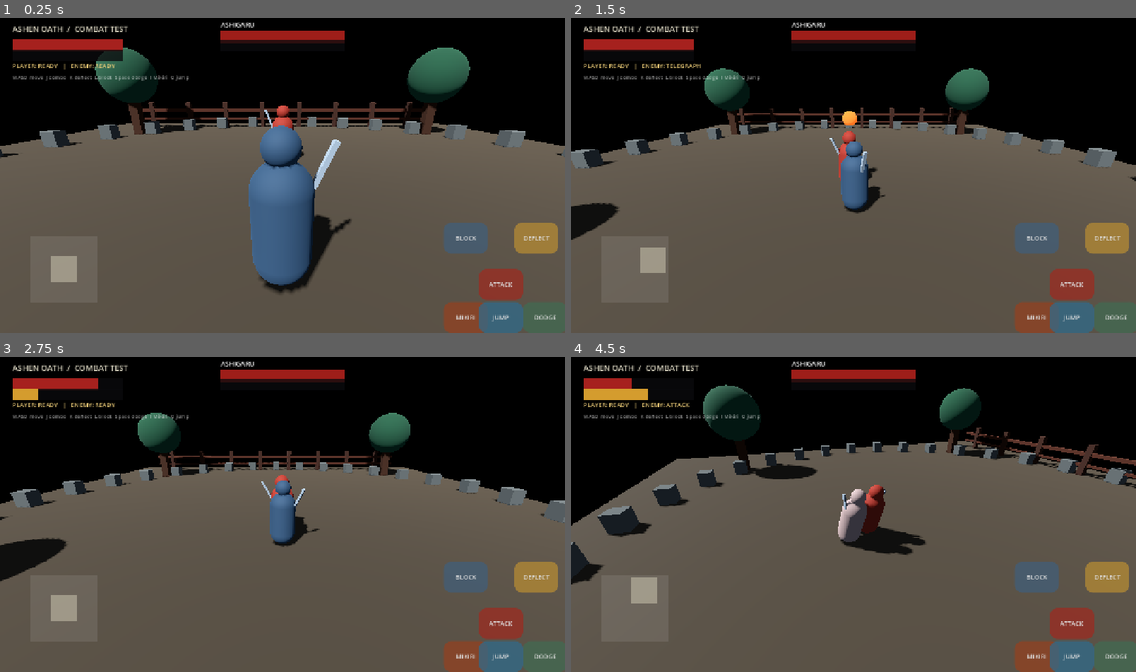
Above: before the commit, frames 1-4 (two rows, left to right).
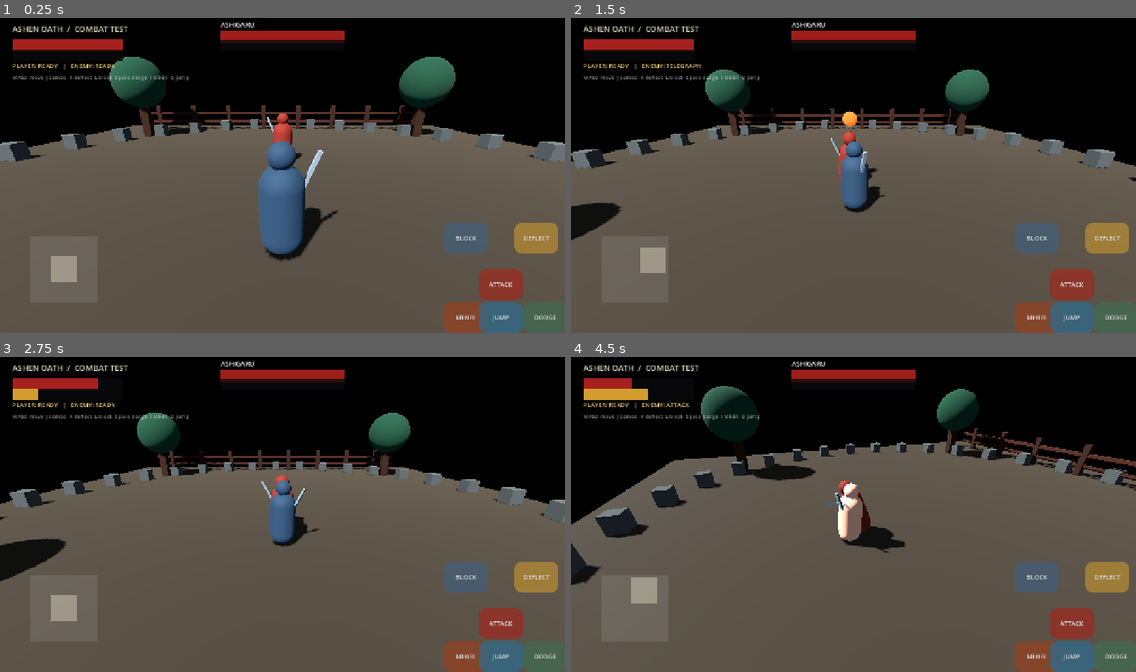
Above: after the commit, the same moments.

Repository: zahaopang-ship-it/Ashen-Oath-Godot
Game: Godot game, scene res://scenes/main.tscn
Same seed, same stepped clock (60 frames per second), same inputs: the game is played once before the commit and once after it. Sound files missing from this copy of the repository are replaced by a short silence.
Inputs (mouse positions are in pixels of both pictures, inside the frame that each line leads up to):
- Up to frame 1 (0.25 s): no input
- Up to frame 2 (1.5 s): tap Enter at 0.5 s; move the mouse to (977, 159) at 0.52 s; hold D 0.53-1.25 s; tap J at 0.6 s; click (977, 159) at 0.67 s; tap Space at 0.77 s; drag from (740, 191) to (825, 238) at 1.27 s
- Up to frame 3 (2.75 s): move the mouse to (339, 442) at 2.02 s; hold D from 2.03 s (still down); tap L at 2.1 s
- Up to frame 4 (4.5 s): release D at 2.75 s; drag from (825, 577) to (684, 464) at 2.77 s; move the mouse to (1023, 561) at 3.52 s; hold A 3.53-4.25 s; tap O at 3.6 s; tap Space at 3.77 s; drag from (684, 464) to (768, 432) at 4.27 s

The runs differ from the first frame. In frame 1, 10% of the frame differs, in the area x 0-100%, y 9-88%; in frame 2, 1.1%; in frame 3, 0.4%; in frame 4, 3.6%.

Commit message:
Add hitstop camera feedback and spatial combat SFX

Diff:
--- a/project/scripts/fighter.gd
+++ b/project/scripts/fighter.gd
@@ -4,6 +4,7 @@
 signal attack_hit(target: Node)
 signal posture_broken
 signal died
+signal combat_feedback(kind: String, source: Node3D)
 
 enum CombatState { FREE, WINDUP, ACTIVE, RECOVERY, POSTURE_BROKEN, DEAD, HITSTUN }
 
@@ -322,27 +323,33 @@
 
 func receive_strike(damage: float, posture_damage: float, attacker: Node3D, incoming_kind: String = "slash") -> String:
 	if is_dead or is_dodging:
+		if is_dodging:
+			combat_feedback.emit("evaded", self)
 		return "evaded"
 	if incoming_kind == "thrust" and is_mikiri_countering:
 		is_mikiri_countering = false
 		counter_timer = 0.0
 		if is_instance_valid(attacker) and attacker.has_method("receive_deflect"):
 			attacker.receive_deflect(48.0)
+		combat_feedback.emit("mikiri", self)
 		return "mikiri"
 	if incoming_kind == "sweep" and is_sweep_evading:
 		is_sweep_evading = false
 		counter_timer = 0.0
 		if is_instance_valid(attacker) and attacker.has_method("receive_deflect"):
 			attacker.receive_deflect(32.0)
+		combat_feedback.emit("sweep_evaded", self)
 		return "sweep_evaded"
 	if is_deflecting:
 		if is_instance_valid(attacker) and attacker.has_method("receive_deflect"):
 			attacker.receive_deflect(40.0 if incoming_kind == "heavy" else 26.0)
+		combat_feedback.emit("deflect", self)
 		return "deflected"
 	if is_blocking:
 		var block_scale := 0.85 if incoming_kind == "heavy" else (0.72 if incoming_kind == "thrust" else 0.55)
 		posture += posture_damage * block_scale
 		_check_posture_break()
+		combat_feedback.emit("guard", self)
 		return "blocked"
 	vitality = maxf(0.0, vitality - damage)
 	posture += posture_damage
@@ -351,6 +358,7 @@
 		_die()
 	else:
 		_begin_hit_reaction(attacker)
+		combat_feedback.emit("hit", self)
 	return "hit"
 
 func receive_deflect(amount: float) -> void:
@@ -370,6 +378,7 @@
 		deflect_timer = 0.0
 		is_deflecting = false
 		posture_broken.emit()
+		combat_feedback.emit("posture_break", self)
 
 func _die() -> void:
 	is_dead = true
@@ -377,6 +386,7 @@
 	attack_phase_changed.emit("finished")
 	is_blocking = false
 	velocity = Vector3.ZERO
+	combat_feedback.emit("death", self)
 	died.emit()
 
 func begin_mikiri_counter() -> bool:
--- a/project/scripts/main.gd
+++ b/project/scripts/main.gd
@@ -10,6 +10,21 @@
 var camera_impulse := 0.0
 var telegraph_marker: MeshInstance3D
 var telegraph_phase := 0.0
+var camera_shake_strength := 0.0
+var camera_shake_time := 0.0
+var _hitstop_generation := 0
+var _hitstop_previous_scale := 1.0
+var _hitstop_active := false
+const HITSTOP_SCALE := 0.055
+const AUDIO_EVENTS := {
+	"hit": "res://audio/impact_body.wav",
+	"deflect": "res://audio/sword_deflect.wav",
+	"mikiri": "res://audio/sword_deflect.wav",
+	"sweep_evaded": "res://audio/sword_deflect.wav",
+	"guard": "res://audio/guard_clang.wav",
+	"posture_break": "res://audio/posture_break.wav",
+	"death": "res://audio/impact_body.wav"
+}
 
 func _ready() -> void:
 	_setup_world()
@@ -21,6 +36,8 @@
 	enemy.telegraph_started.connect(_on_enemy_telegraph_started)
 	enemy.attack_hit.connect(_on_enemy_attack_hit)
 	player.attack_hit.connect(_on_player_attack_hit)
+	player.combat_feedback.connect(_on_combat_feedback)
+	enemy.combat_feedback.connect(_on_combat_feedback)
 	_create_telegraph_marker()
 	camera = Camera3D.new()
 	camera.name = "CombatCamera"
@@ -164,15 +181,82 @@
 func _on_player_attack_hit(_target: Node) -> void:
 	camera_impulse = maxf(camera_impulse, 0.13)
 
+func _trigger_hitstop(duration: float, strength: float) -> void:
+	if not _hitstop_active:
+		_hitstop_previous_scale = Engine.time_scale
+		_hitstop_active = true
+	Engine.time_scale = HITSTOP_SCALE
+	_hitstop_generation += 1
+	var generation := _hitstop_generation
+	camera_shake_strength = maxf(camera_shake_strength, strength)
+	get_tree().create_timer(duration, true, false, true).timeout.connect(_restore_hitstop.bind(generation))
+
+func _restore_hitstop(generation: int) -> void:
+	if not _hitstop_active or generation != _hitstop_generation:
+		return
+	Engine.time_scale = _hitstop_previous_scale
+	_hitstop_active = false
+
+func _on_combat_feedback(kind: String, source: Node3D) -> void:
+	if not is_instance_valid(source):
+		return
+	var hitstop := 0.045
+	var shake := 0.12
+	match kind:
+		"hit":
+			hitstop = 0.052
+			shake = 0.22
+		"deflect":
+			hitstop = 0.072
+			shake = 0.34
+		"mikiri":
+			hitstop = 0.085
+			shake = 0.38
+		"sweep_evaded":
+			hitstop = 0.085
+			shake = 0.38
+		"guard":
+			hitstop = 0.025
+			shake = 0.12
+		"posture_break":
+			hitstop = 0.105
+			shake = 0.48
+		"death":
+			hitstop = 0.12
+			shake = 0.52
+	_trigger_hitstop(hitstop, shake)
+	_play_combat_sound(kind, source.global_position)
+
+func _play_combat_sound(kind: String, world_position: Vector3) -> void:
+	if not AUDIO_EVENTS.has(kind):
+		return
+	var stream := load(str(AUDIO_EVENTS[kind])) as AudioStream
+	if not stream:
+		return
+	var player_audio := AudioStreamPlayer3D.new()
+	player_audio.name = "CombatSFX"
+	player_audio.stream = stream
+	player_audio.position = world_position
+	player_audio.volume_db = -5.0 if kind in ["deflect", "mikiri", "posture_break"] else -9.0
+	player_audio.max_distance = 22.0
+	player_audio.unit_size = 7.0
+	player_audio.attenuation_model = AudioStreamPlayer3D.ATTENUATION_INVERSE_DISTANCE
+	add_child(player_audio)
+	player_audio.finished.connect(player_audio.queue_free)
+	player_audio.play()
+
 func _process(delta: float) -> void:
 	if not is_instance_valid(player) or not is_instance_valid(enemy):
 		return
 	var focus := player.global_position.lerp(enemy.global_position, 0.28)
 	var desired := focus + Vector3(sin(camera_yaw) * 7.0, 4.2 + camera_pitch * 3.0, cos(camera_yaw) * 7.0)
 	camera_impulse = move_toward(camera_impulse, 0.0, delta * 0.9)
+	camera_shake_time += delta
+	camera_shake_strength = move_toward(camera_shake_strength, 0.0, delta * 2.8)
 	telegraph_phase += delta
-	var shake := Vector3(sin(telegraph_phase * 53.0), cos(telegraph_phase * 67.0), 0.0) * camera_impulse
-	camera.global_position = camera.global_position.lerp(desired + shake, 1.0 - exp(-5.0 * delta))
+	var shake := Vector3(sin(camera_shake_time * 79.0), cos(camera_shake_time * 91.0), sin(camera_shake_time * 47.0) * 0.35) * camera_shake_strength
+	var impact_nudge := Vector3(0.0, camera_impulse * 0.35, camera_impulse * 0.55)
+	camera.global_position = camera.global_position.lerp(desired + shake + impact_nudge, 1.0 - exp(-7.0 * delta))
 	if is_instance_valid(telegraph_marker) and telegraph_marker.visible:
 		var pulse := 1.0 + 0.22 * sin(telegraph_phase * 15.0)
 		telegraph_marker.scale = Vector3.ONE * pulse
--- a/project/tests/combat_smoke_test.gd
+++ b/project/tests/combat_smoke_test.gd
@@ -140,6 +140,23 @@
 	animated.call("_update_combat_animation", 0.05)
 	_check(upper.rotation.x > 0.05, "death state drives a collapse pose")
 
+	var feedback_log: Array[String] = []
+	var feedback_receiver := _new_fighter("FeedbackReceiver", Vector3.ZERO)
+	var feedback_source := _new_fighter("FeedbackSource", Vector3(0, 0, -1))
+	feedback_receiver.combat_feedback.connect(func(kind: String, _source: Node3D) -> void: feedback_log.append(kind))
+	feedback_receiver.receive_strike(8.0, 5.0, feedback_source)
+	_check(feedback_log.has("hit"), "successful vitality hit emits combat feedback")
+	feedback_receiver.end_block()
+	var feedback_guard := _new_fighter("FeedbackGuard", Vector3.ZERO)
+	feedback_guard.combat_feedback.connect(func(kind: String, _source: Node3D) -> void: feedback_log.append(kind))
+	feedback_guard.begin_deflect()
+	feedback_guard.receive_strike(8.0, 5.0, feedback_source)
+	_check(feedback_log.has("deflect"), "perfect deflect emits combat feedback")
+	_check(ResourceLoader.exists("res://audio/impact_body.wav"), "original body impact sound is included")
+	_check(ResourceLoader.exists("res://audio/sword_deflect.wav"), "original sword deflect sound is included")
+	_check(ResourceLoader.exists("res://audio/guard_clang.wav"), "original guard clang sound is included")
+	_check(ResourceLoader.exists("res://audio/posture_break.wav"), "original posture break sound is included")
+
 	var combo := _new_fighter("ComboPlayer", Vector3.ZERO)
 	combo.is_player = true
 	_check(combo.request_player_attack(), "first combo input starts a slash")
@@ -167,7 +184,7 @@
 	_check(dodger.is_dodging, "dodge grants an active evasion window")
 	_check(dodger.receive_strike(20.0, 20.0, attacker) == "evaded", "dodge window evades incoming strike")
 
-	print("Combat tests: ", 50 - failures.size(), "/50 passed")
+	print("Combat tests: ", 56 - failures.size(), "/56 passed")
 	if not failures.is_empty():
 		quit(1)
 	else:
--- /dev/null
+++ b/project/tests/feedback_integration_test.gd
@@ -0,0 +1,35 @@
+extends SceneTree
+
+var failures: Array[String] = []
+
+func _initialize() -> void:
+	call_deferred("_run")
+
+func _check(condition: bool, label: String) -> void:
+	if condition:
+		print("PASS: ", label)
+	else:
+		failures.append(label)
+		push_error("FAIL: " + label)
+
+func _run() -> void:
+	var scene := load("res://scenes/main.tscn") as PackedScene
+	var main := scene.instantiate()
+	root.add_child(main)
+	await process_frame
+	main.enemy.is_player = true # Keep the integration scene deterministic: no autonomous follow-up attacks.
+	main.enemy.receive_strike(9.0, 6.0, main.player)
+	_check(Engine.time_scale < 0.1, "combat hit activates a brief global hitstop")
+	var audio_nodes := 0
+	for child in main.get_children():
+		if child is AudioStreamPlayer3D and child.name == "CombatSFX":
+			audio_nodes += 1
+	_check(audio_nodes == 1, "combat feedback spawns a spatial impact sound")
+	await create_timer(0.18, true, false, true).timeout
+	main._restore_hitstop(main._hitstop_generation) # Drive the restore callback explicitly in the SceneTree test harness.
+	_check(is_equal_approx(Engine.time_scale, 1.0), "hitstop restores the previous time scale (actual: %.3f)" % Engine.time_scale)
+	await create_timer(0.65, true, false, true).timeout
+	main.queue_free()
+	await process_frame
+	print("Feedback integration tests: ", 3 - failures.size(), "/3 passed")
+	quit(1 if not failures.is_empty() else 0)
Not shown, changed: DEVELOPMENT_PLAN.md
Not shown, added: project/audio/guard_clang.wav
Not shown, added: project/audio/impact_body.wav
Not shown, added: project/audio/posture_break.wav
Not shown, added: project/audio/sword_deflect.wav
